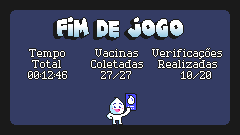
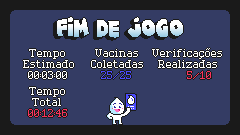
Before/after of a 240 x 135 layered artwork. What changed in the layer stack:
painted on "Tempo Vacinas Verifica... #1" over <box>22,59,211,118</box>
